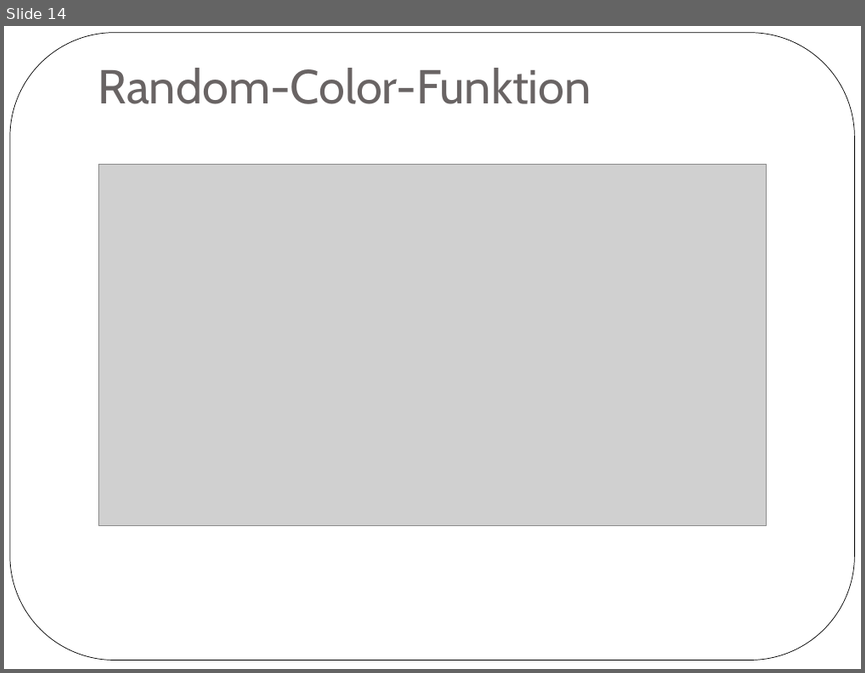
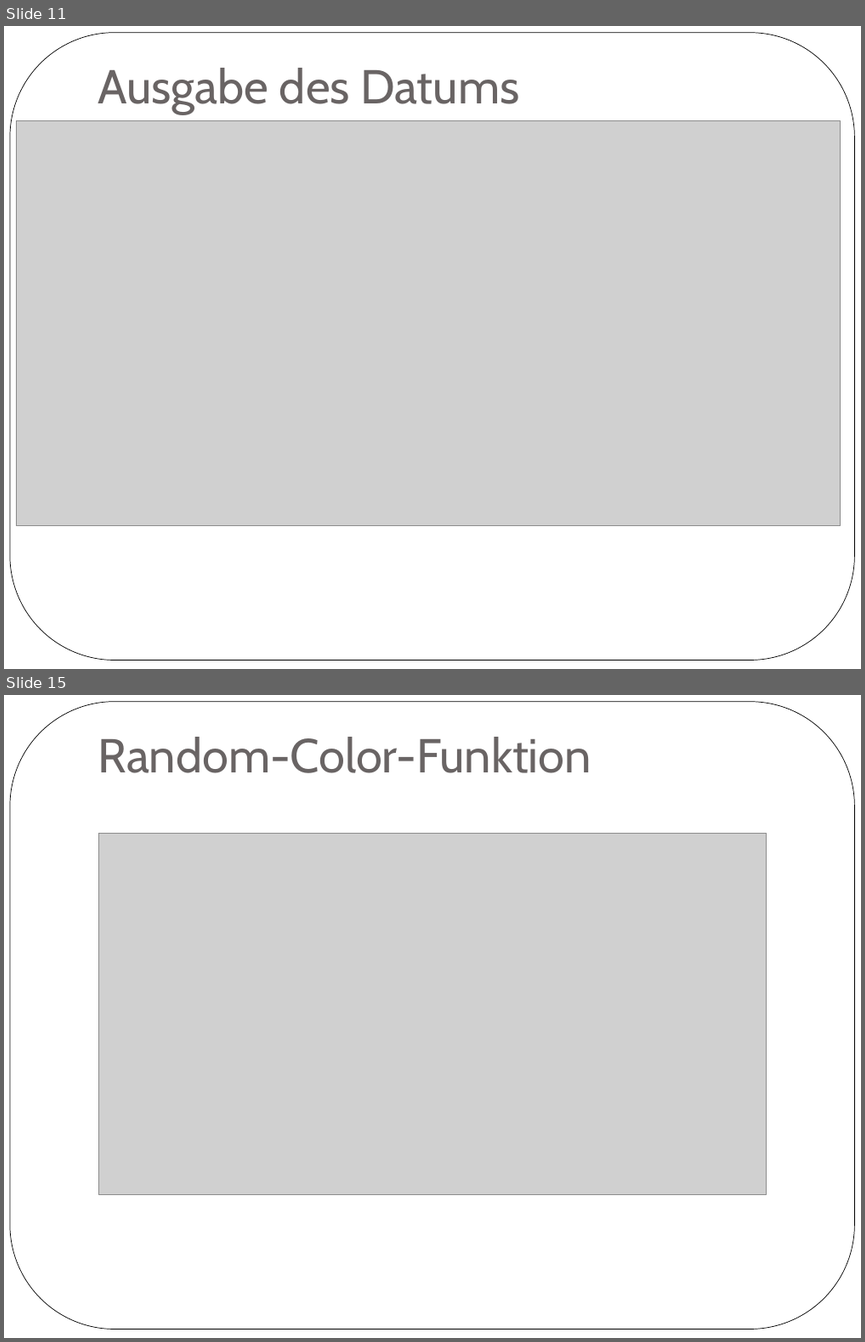
Before and after one commit to vanScoota/GPXtoSVG, a slide deck: Präsentation/Zwischenpräsentation.ppt. Shown one above the other, each under a label of ours: slide 14 before the commit, slides 11 and 15 after it; the slides between them are not shown. The pictures are 865x673 and 865x1342 pixels, drawn with LibreOffice and Linux fonts; fonts in the diff are those of the drawing; grey boxes stand for pictures. Boxes give left, top, right and bottom in pixels: in the first picture for what was removed or moved away, otherwise in the second. Text is boxed around its words. In the diff, an @@ line names an element or a change of style, - is before the commit and + after.

```diff
--- a/Präsentation/Zwischenpräsentation.ppt
+++ b/Präsentation/Zwischenpräsentation.ppt
@@ slide 11 added at (4,26,861,669), background #FFFFFF; not listed: 1 template element that a slide beside it also shows @@
@@ title added at (98,68,519,114), 40 pt, text #696464 @@
+Ausgabe des Datums
@@ picture added at (16,120,840,526) @@
@@ what was slide 14 is now slide 15 @@
```
Also in this commit, not shown: 7 slides changed, 5 other slides added, 5 slides removed, 7 other files.
